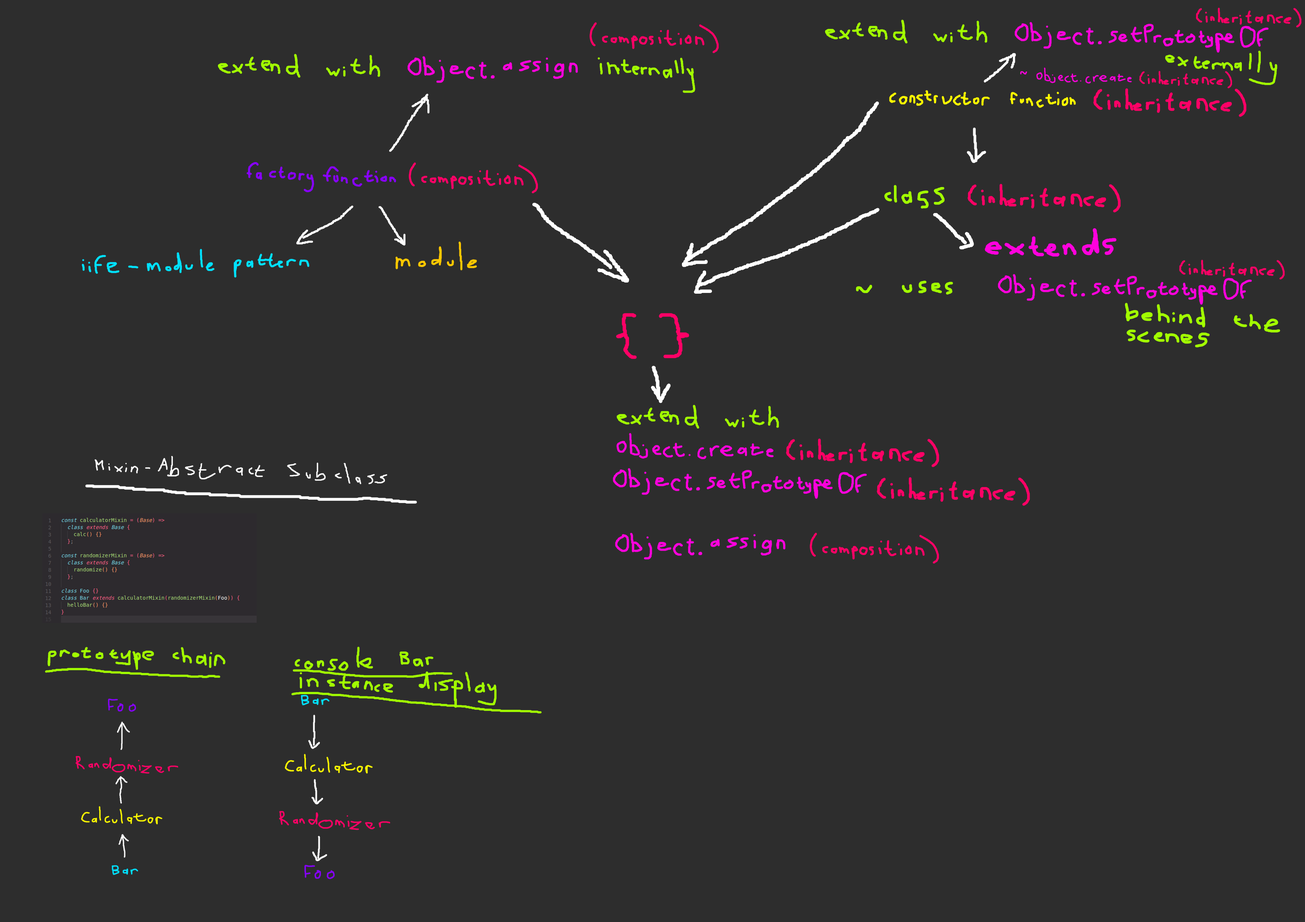
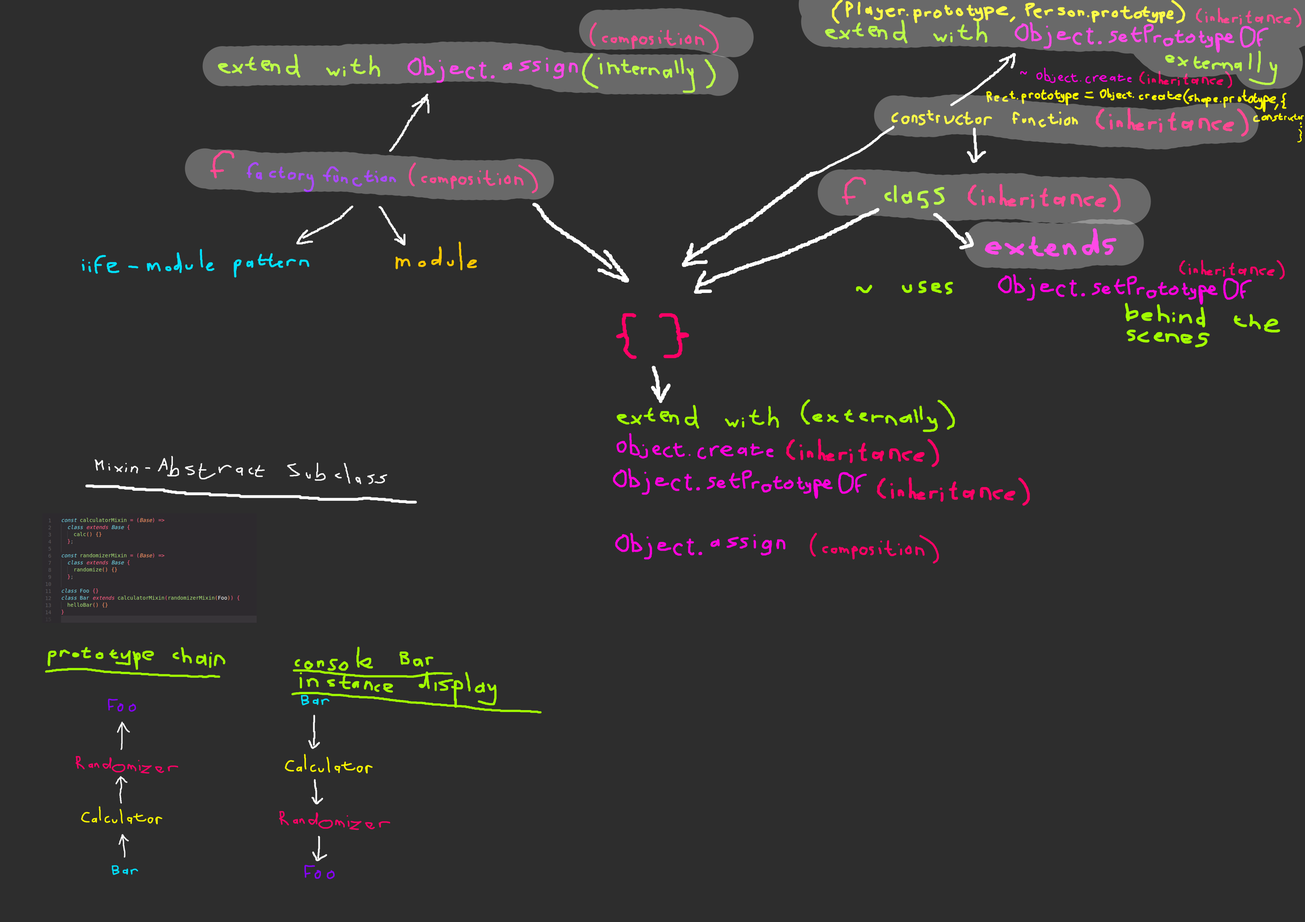
Revision of a layered 1305px x 922px image; what changed, layer by layer:
added layer "Paint Layer 2" above "Paint Layer 2 (pasted)" over [184, 0, 1305, 271]
painted on "Paint Layer 1" over [184, 0, 1305, 433]
